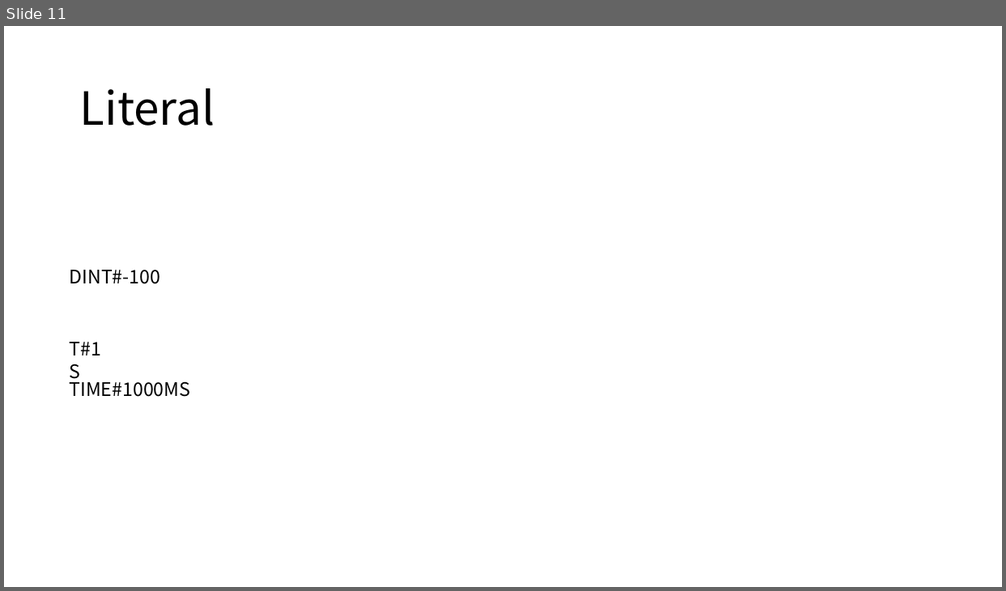
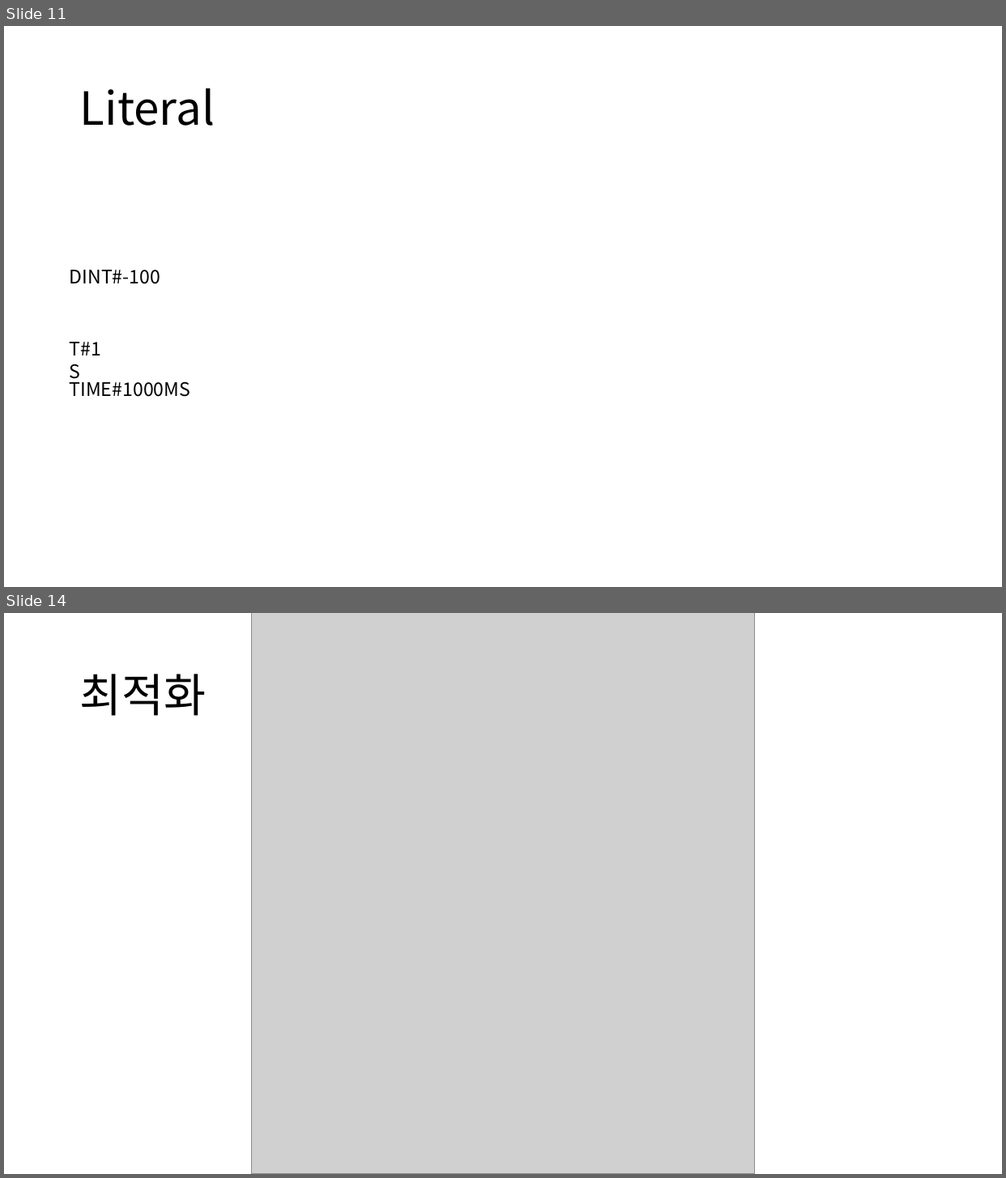
Before and after one commit to DualsoftDev/ds, a slide deck: DsDotNet/src/PLC/PLC.CodeGen.LSXGI/Documents/XgiLadder.pptx. Shown one above the other, each under a label of ours: slide 11 before the commit, slides 11 and 14 after it; the slides between them are not shown. The pictures are 1006x591 and 1006x1178 pixels, drawn with LibreOffice and Linux fonts; fonts in the diff are those of the drawing; grey boxes stand for pictures. Boxes give left, top, right and bottom in pixels: in the first picture for what was removed or moved away, otherwise in the second. Text is boxed around its words. In the diff, an @@ line names an element or a change of style, - is before the commit and + after.

```diff
--- a/DsDotNet/src/PLC/PLC.CodeGen.LSXGI/Documents/XgiLadder.pptx
+++ b/DsDotNet/src/PLC/PLC.CodeGen.LSXGI/Documents/XgiLadder.pptx
@@ slide 14 added at (4,613,1002,1174), background #FFFFFF @@
@@ picture added at (251,613,755,1174) @@
@@ title added at (80,674,206,716), 44 pt, text #000000 @@
+최적화
```
Also in this commit, not shown: 2 other slides added, 10 other files.
